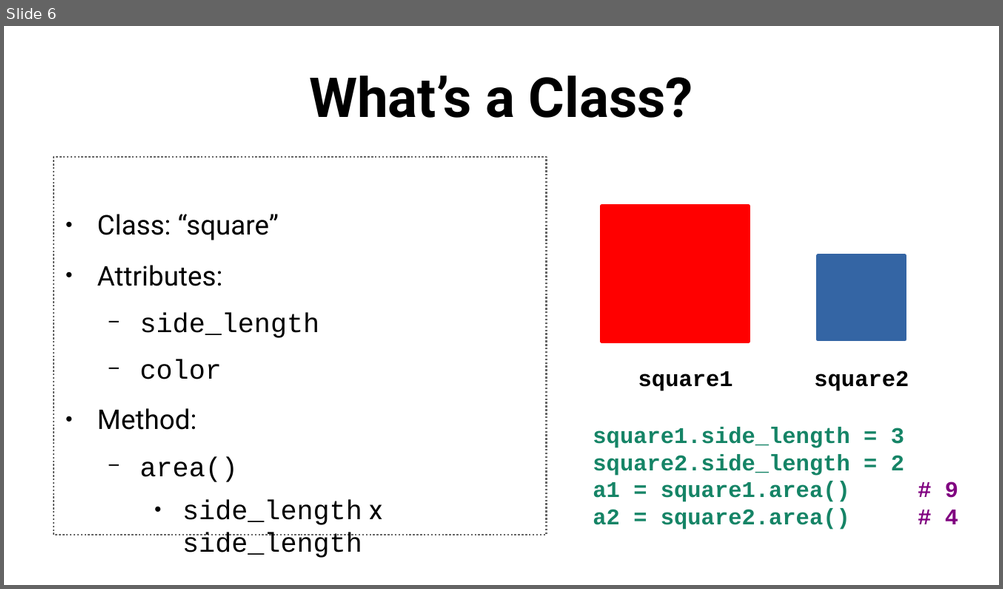
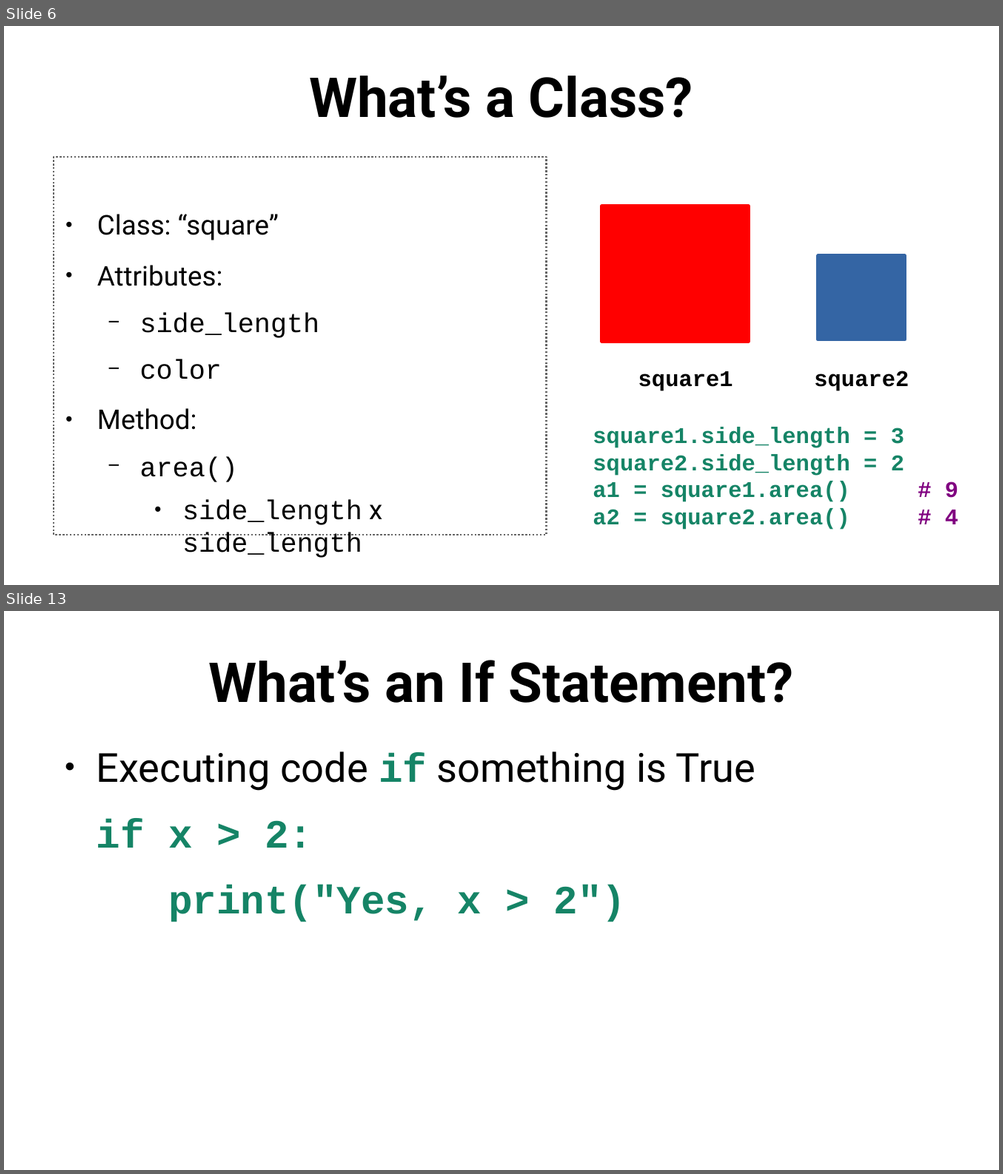
Before and after one commit to SlithyMatt/python-tutorial, a slide deck: lesson2/python101_lesson2_slides.odp. Shown one above the other, each under a label of ours: slide 6 before the commit, slides 6 and 13 after it; the slides between them are not shown. The pictures are 1003x589 and 1003x1174 pixels, drawn with LibreOffice and Linux fonts; fonts in the diff are those of the drawing. Boxes give left, top, right and bottom in pixels: in the first picture for what was removed or moved away, otherwise in the second. Text is boxed around its words. In the diff, an @@ line names an element or a change of style, - is before the commit and + after.

```diff
--- a/lesson2/python101_lesson2_slides.odp
+++ b/lesson2/python101_lesson2_slides.odp
@@ slide 13 added at box(4, 611, 999, 1170), background #FFFFFF @@
@@ title added at box(208, 660, 794, 703), 44 pt, text #000000, bold @@
+What’s an If Statement?
@@ text added at box(96, 752, 755, 923), 32 pt, text #000000 @@
+● Executing code if something is True
+if x > 2:
+print("Yes, x > 2")
```
Also in this commit, not shown: 6 slides changed, 6 other slides added, 1 slide removed, 2 other files.
